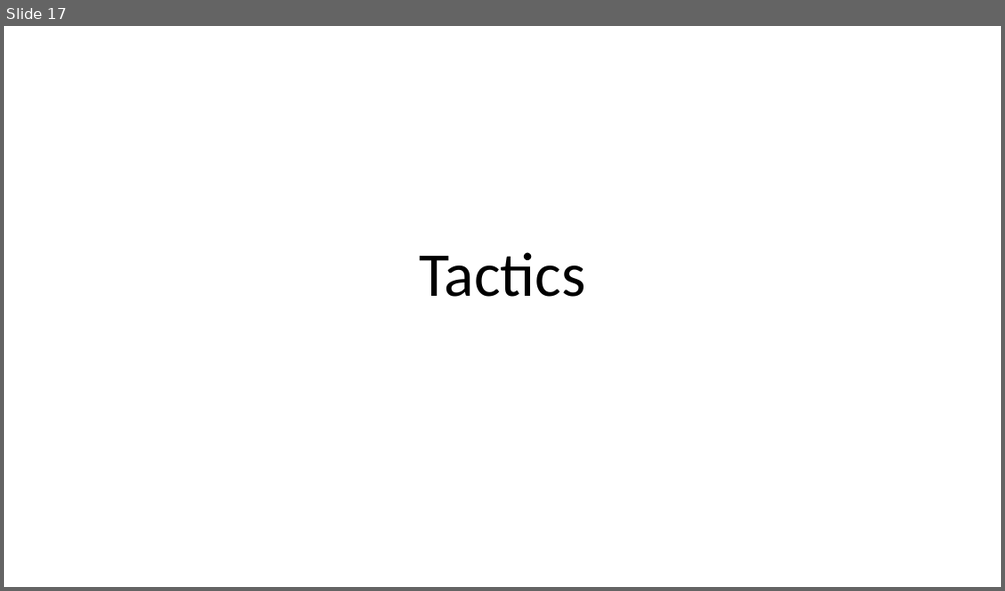
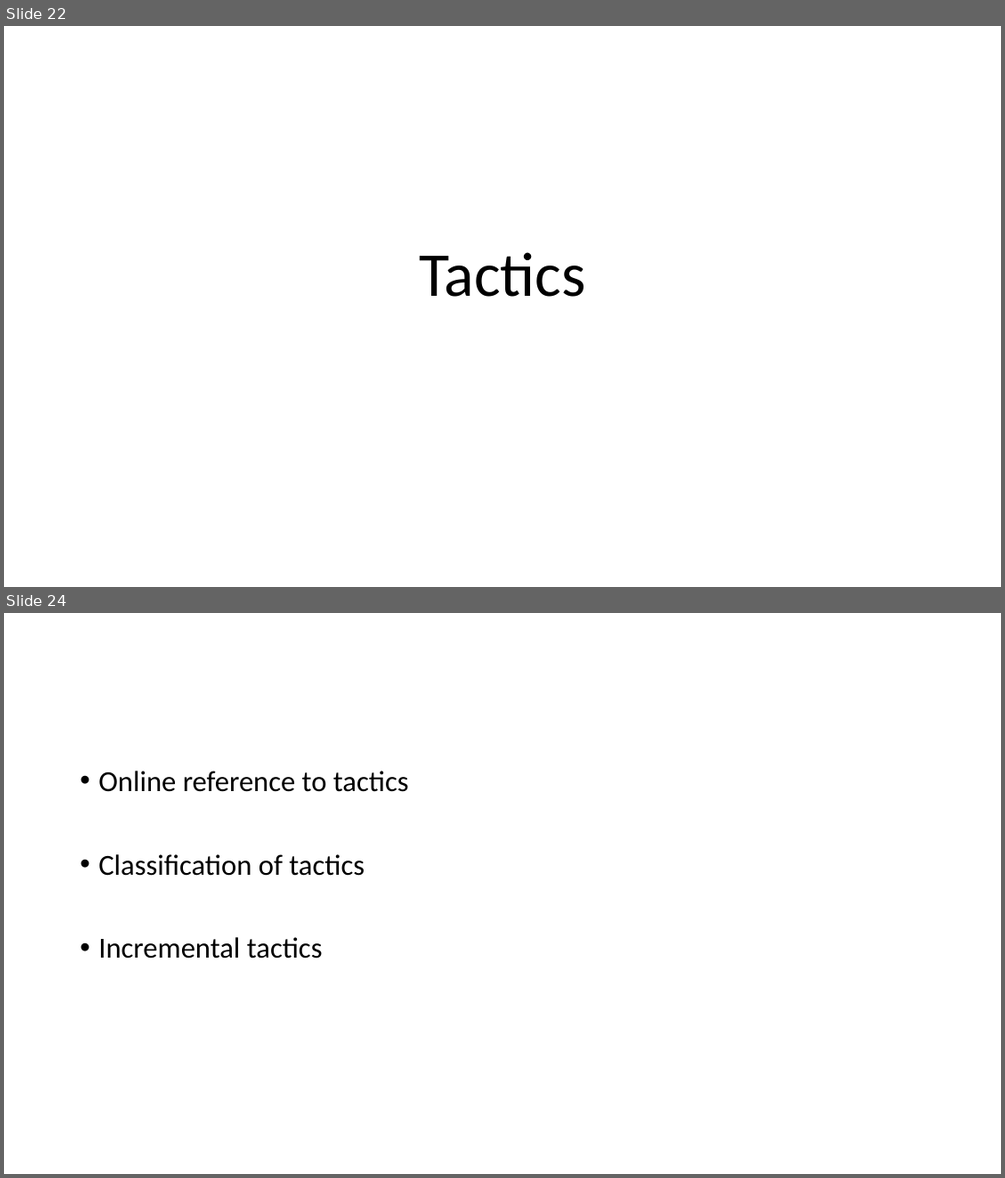
Before and after one commit to Z3Prover/doc, a slide deck: internals/tutorial/z3internals.pptx. Shown one above the other, each under a label of ours: slide 17 before the commit, slides 22 and 24 after it; the slides between them are not shown. The pictures are 1005x591 and 1005x1178 pixels, drawn with LibreOffice and Linux fonts; fonts in the diff are those of the drawing. Boxes give left, top, right and bottom in pixels: in the first picture for what was removed or moved away, otherwise in the second. Text is boxed around its words. In the diff, an @@ line names an element or a change of style, - is before the commit and + after.

```diff
--- a/internals/tutorial/z3internals.pptx
+++ b/internals/tutorial/z3internals.pptx
@@ slide 24 added at [4, 613, 1001, 1174], background #FFFFFF @@
@@ text added at [98, 771, 409, 958], 28 pt, text #000000 @@
+• Online reference to tactics
+• Classification of tactics
+• Incremental tactics
@@ what was slide 17 is now slide 22 @@
```
Also in this commit, not shown: 1 slide changed, 60 other slides added.
